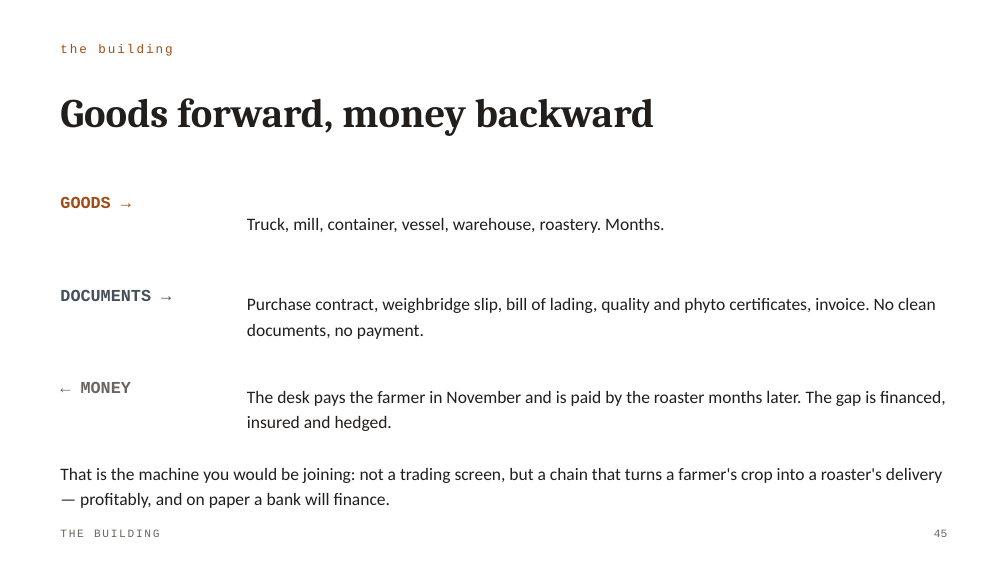
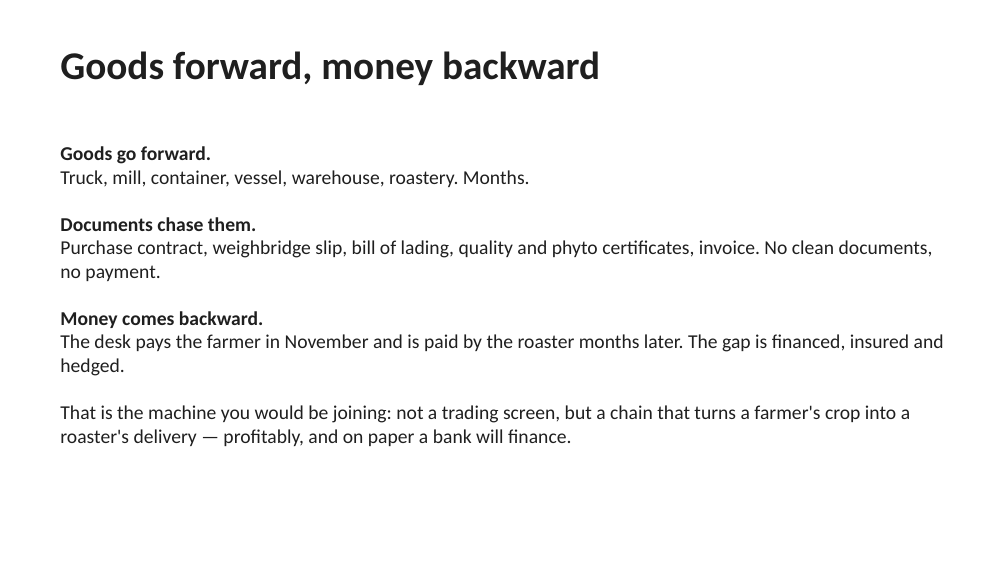
Before and after one commit to loic619/Commodity-trading-lecture, a slide deck: slide 46 of decks/Commodity-Trading-Module-1.pptx. Drawn at 1008x567 pixels with LibreOffice and Linux fonts; fonts in the diff are those of the drawing. Boxes give left, top, right and bottom in pixels: in the first picture for what was removed or moved away, otherwise in the second. Text is boxed around its words. In the diff, an @@ line names an element or a change of style, - is before the commit and + after.

```diff
--- a/decks/Commodity-Trading-Module-1.pptx
+++ b/decks/Commodity-Trading-Module-1.pptx
@@ text "Goods forward, money backward": place and size @@
-text "Goods forward, money backward" at (60, 98, 654, 136)
+text "Goods forward, money backward" at (60, 51, 600, 85)
@@ text "Goods forward, money backward" at (60, 51, 600, 85): size 29 to 28 pt, font Cambria to Calibri, text colour #221E1B to #1F1F1F; line spacing 32pt to 1; vertical alignment middle to top @@
@@ text removed at (60, 44, 172, 56) @@
-the building
@@ text at (60, 146, 944, 376): paragraphs added @@
+Goods go forward.
+Truck, mill, container, vessel, warehouse, roastery. Months.
+Documents chase them.
+Purchase contract, weighbridge slip, bill of lading, quality and phyto certificates, invoice. No clean documents, no payment.
+Money comes backward.
+The desk pays the farmer in November and is paid by the roaster months later. The gap is financed, insured and hedged.
@@ text "Goods go forward.": place and size @@
-text "Goods go forward." at (60, 468, 942, 508)
+text "Goods go forward." at (60, 146, 944, 446)
@@ text "Goods go forward." at (60, 146, 944, 446): vertical alignment middle to top @@
@@ text removed at (60, 196, 110, 208) @@
-GOODS →
@@ text removed at (247, 218, 664, 233) @@
-Truck, mill, container, vessel, warehouse, roastery. Months.
@@ text removed at (60, 290, 151, 301) @@
-DOCUMENTS →
@@ text removed at (247, 298, 936, 339) @@
-Purchase contract, weighbridge slip, bill of lading, quality and phyto certificates, invoice. No clean documents, no payment.
@@ text removed at (81, 382, 131, 393) @@
-← MONEY
@@ text at (60, 405, 910, 446): size 12.5 to 14 pt, text colour #221E1B to #1F1F1F in "That is the machine you would be ..."; line spacing 18pt to 1 @@
@@ text removed at (247, 391, 946, 431) @@
-The desk pays the farmer in November and is paid by the roaster months later. The gap is financed, insured and hedged.
@@ text removed at (60, 529, 160, 537) @@
-THE BUILDING
@@ text removed at (934, 529, 947, 537) @@
-45
```
Also in this commit, not shown: 46 other slides changed, 6 other files.
